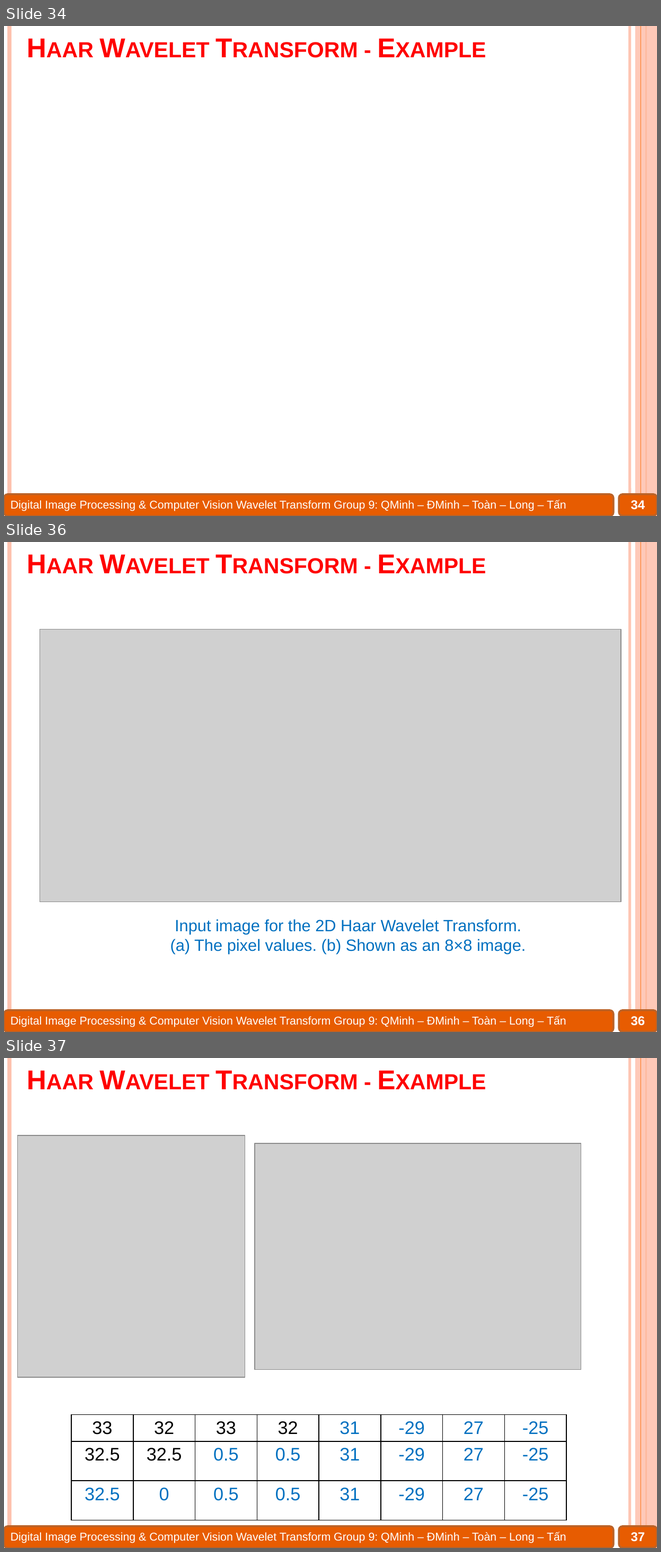
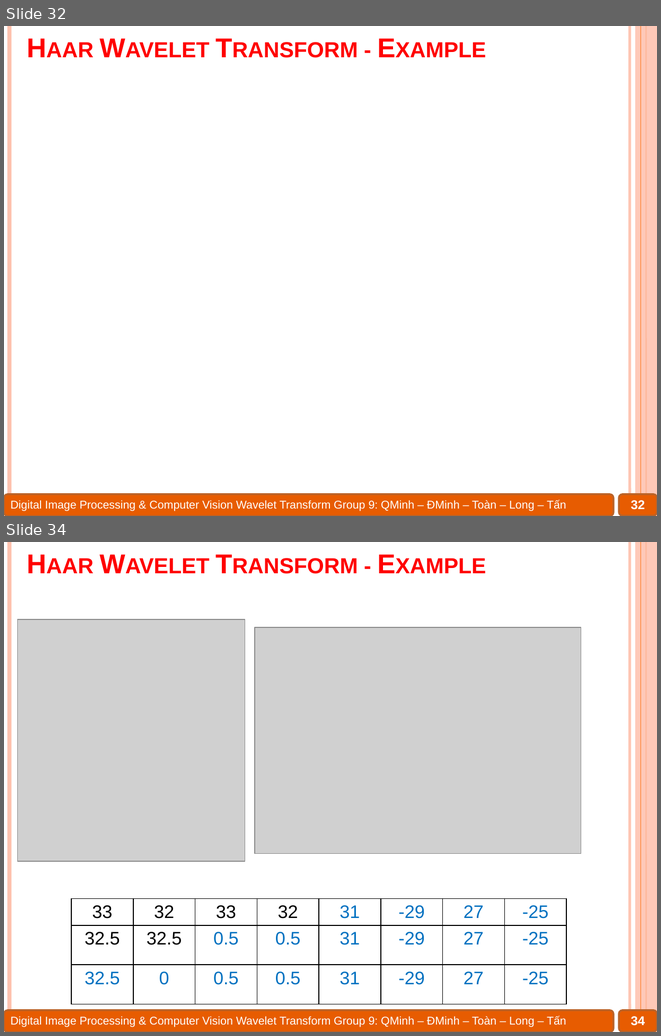
Before and after one commit to Alex7Huynh/dip-g9, a slide deck: 6. PPT/Wavelet transform.pptx. Shown one above the other, each under a label of ours: slides 34, 36 and 37 before the commit, slides 32 and 34 after it; the slides between them are not shown. The pictures are 661x1552 and 661x1036 pixels, drawn with LibreOffice and Linux fonts; fonts in the diff are those of the drawing; grey boxes stand for pictures. Boxes give left, top, right and bottom in pixels: in the first picture for what was removed or moved away, otherwise in the second. Text is boxed around its words. In the diff, an @@ line names an element or a change of style, - is before the commit and + after.

```diff
--- a/6. PPT/Wavelet transform.pptx
+++ b/6. PPT/Wavelet transform.pptx
@@ slide 36 removed at <box>4,542,657,1032</box>, background #FFFFFF; not listed: 8 template elements that a slide beside it also shows @@
@@ title removed at <box>20,547,624,582</box> @@
-Haar Wavelet Transform - Example
@@ picture removed at <box>40,629,621,901</box> @@
@@ text removed at <box>170,919,526,954</box> @@
-Input image for the 2D Haar Wavelet Transform.
-(a) The pixel values. (b) Shown as an 8×8 image.
@@ page number removed at <box>631,1016,645,1025</box> @@
-36
@@ what was slide 34 is now slide 32 @@
@@ page number at <box>631,500,645,509</box>: text changed @@
-34
+32
@@ what was slide 37 is now slide 34 @@
@@ page number at <box>631,1016,645,1025</box>: text changed @@
-37
+34
```
Also in this commit, not shown: 8 slides changed, 6 other slides removed, 3 other files.
